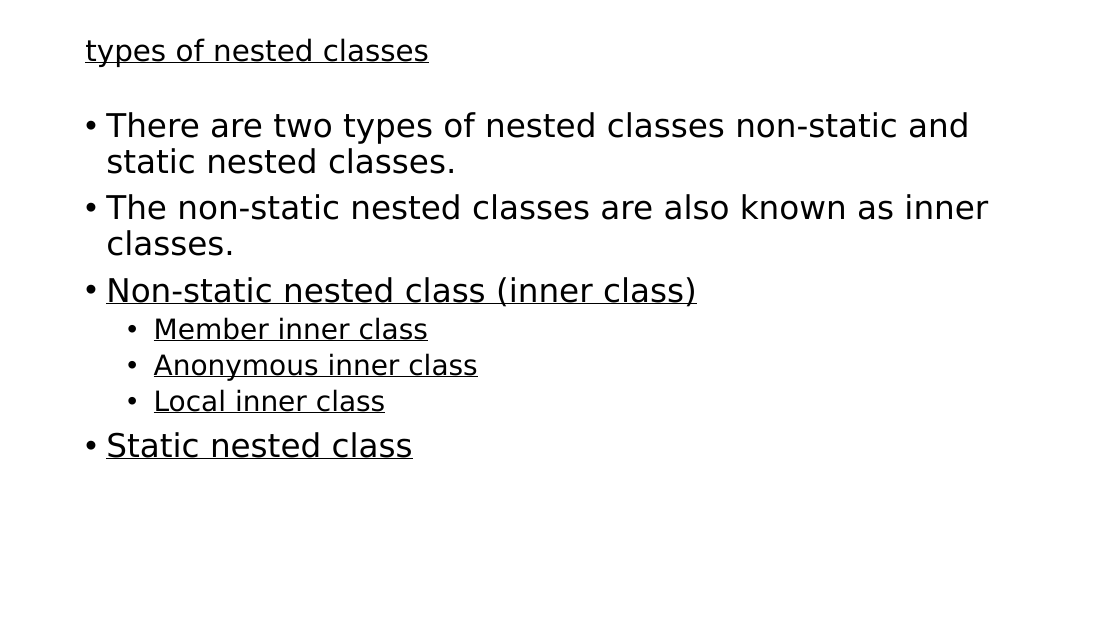
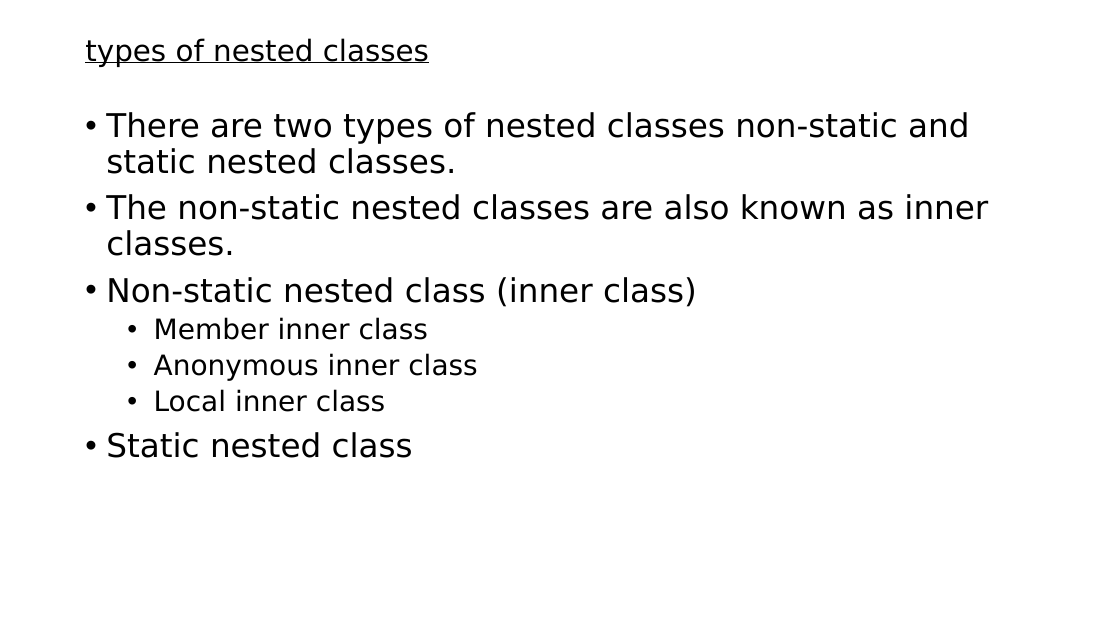
Before and after one commit to theabhishek07/Object_Oriented_Programming, a slide deck: slide 3 of STUDY_MATERIAL/Pushpendra_Sir/8Inner-classes.pptx. Drawn at 1120x630 pixels with LibreOffice and Linux fonts; fonts in the diff are those of the drawing. Boxes give left, top, right and bottom in pixels: in the first picture for what was removed or moved away, otherwise in the second. Text is boxed around its words. In the diff, an @@ line names an element or a change of style, - is before the commit and + after.

```diff
--- a/STUDY_MATERIAL/Pushpendra_Sir/8Inner-classes.pptx
+++ b/STUDY_MATERIAL/Pushpendra_Sir/8Inner-classes.pptx
@@ text at (106,277,697,458): underline off in "Non-static nested class (inner class)", "Member inner class", "Anonymous inner class", "Local inner class" and 1 more places @@
```
Also in this commit, not shown: 3 other slides changed, 6 slides added, 2 other files.
